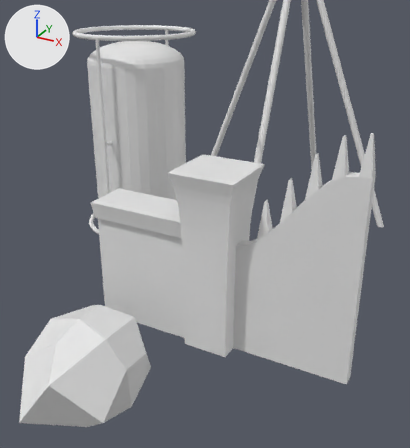
The FBX model Assets/Origin/Model/Factory/Factory.fbx as it was, and as the next commit left it.
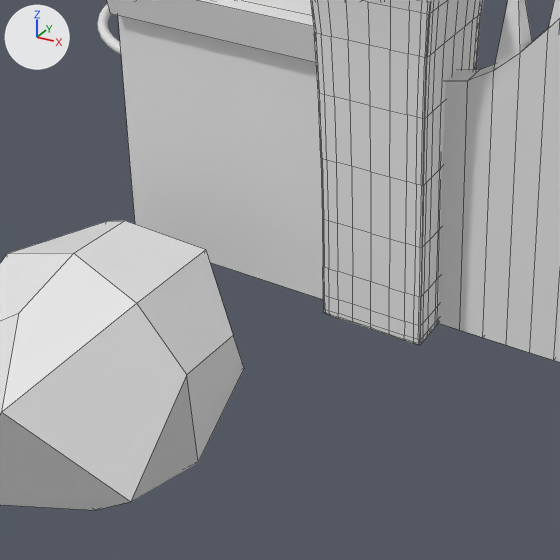
Each version appears first whole from a camera (50 mm lens) standing at (5.15, -7.49, 5.92) and looking at (1.32, -0.52, 2.43), and next in a close-up on the part from 12% to 69% of the width and 47% to 100% of the height. The axes (+X, +Y, +Z) are drawn at upper left. The lights are the same throughout. The close-ups show mesh edges as thin lines. Where no turn or scale is listed for an object, it has been applied to the vertices.

In view in the first close-up: 'Gate', 'Pillar', 'Stone', 'Wall'.
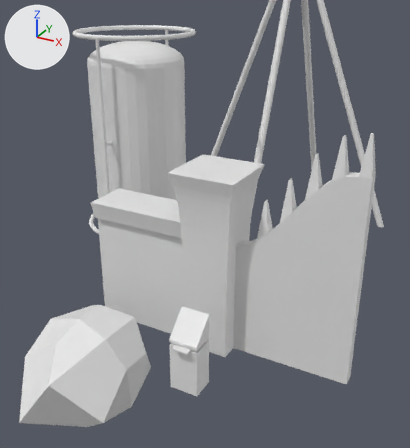
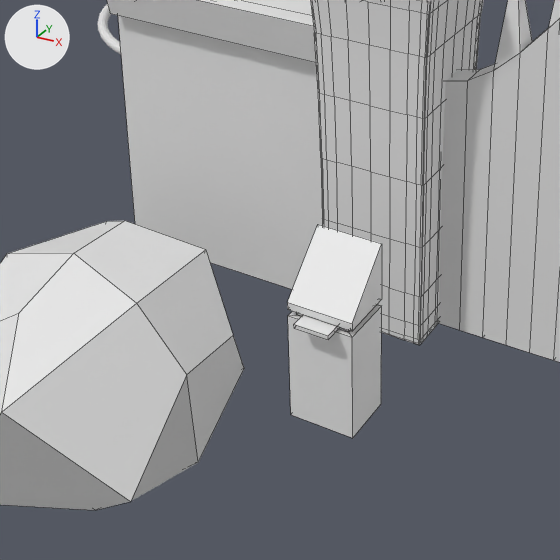
Commit message: Add card machine

Patch to the scene script:
```diff
--- a/Assets/Origin/Model/Factory/Factory.fbx.py
+++ b/Assets/Origin/Model/Factory/Factory.fbx.py
@@ me_cube @@
+me_cube.from_pydata(...)  # 32 vertices, 30 faces; spans x -0.236..0.236, y -0.296..0.192, z 0.0..1.259
@@ ob_cardmachine @@
+ob_cardmachine = bpy.data.objects.new('CardMachine', me_cube)
+ob_cardmachine.location = (1.47, -1.284, 0.0)
```

Location of each change, [x1, y1, x2, y2] in pixels of the close-ups (560 x 560 px):
'CardMachine', added
    after: [287, 224, 382, 438]
